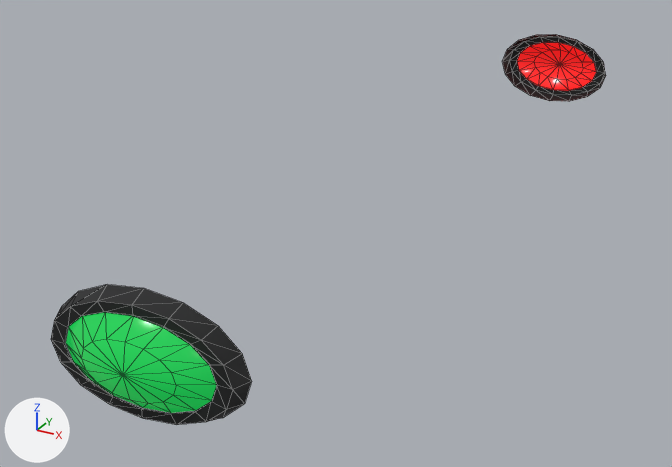
The glTF model models/420x/acc/el3-420s.glb: old version first, new version second.
Before and after are seen from a camera (50 mm lens) standing at (0.308, -0.817, 0.945) and looking at (0.086, -0.414, 0.744). The axes (+X, +Y, +Z) are drawn at lower left. The lights are the same throughout. The older version comes first. Mesh edges are drawn as thin lines. Vertices at exactly the same position are counted once.

Objects in the first picture: 'xs_el3_navlight_port_420s', 'xs_el3_navlight_stbd_420s'.
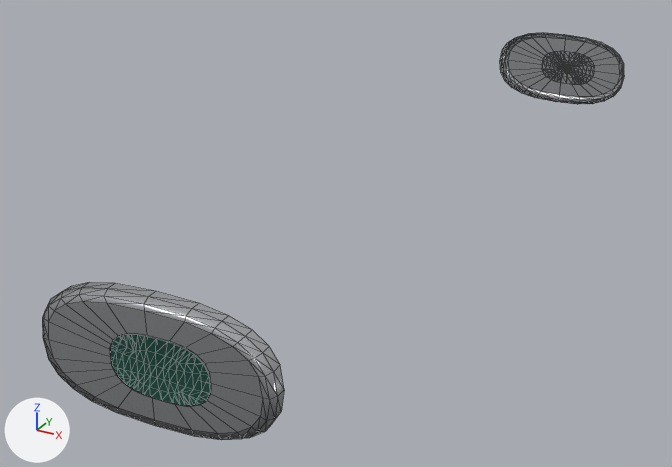
What differs and where, as boxes (x1, y1, x2, y2) in the pictures (672 x 467 px):
'xs_el3_navlight_stbd_420s', reshaped, moved, turned, recoloured: before (51, 284, 252, 425); after (42, 282, 284, 440)
'xs_el3_navlight_port_420s', reshaped, moved, turned, recoloured: before (502, 34, 606, 102); after (500, 33, 624, 104)
part 1 of me_xs_el3_navlight_stbd_420s, rebuilt (20% wider, 12% taller): before (51, 284, 252, 425); after (42, 282, 284, 440)
part 2 of me_xs_el3_navlight_stbd_420s, added: after (110, 334, 210, 406)
part 3 of me_xs_el3_navlight_stbd_420s, added: after (110, 334, 211, 401)
part 4 of me_xs_el3_navlight_stbd_420s, deleted: before (65, 312, 216, 413)
part 5 of me_xs_el3_navlight_port_420s, deleted: before (502, 34, 606, 102)
part 6 of me_xs_el3_navlight_port_420s, added: after (500, 33, 624, 104)

Diff of the bpy script that builds the scene:
```diff
--- a/models/420x/acc/el3-420s.glb.py
+++ b/models/420x/acc/el3-420s.glb.py
@@ me_xs_el3_navlight_stbd_420s @@
 # used by ob_xs_el3_navlight_stbd_420s; location = (-0.0219, 0.0324, 0.036); rotation_euler = (0.0571, 0.00184, 0.062), in degrees (3.3, 0.1, 3.6)
-me_xs_el3_navlight_stbd_420s.from_pydata(...)  # 81 vertices, 112 faces; spans x 0.0607..0.1407, y -0.6179..-0.6015, z 0.755..0.8049
-me_xs_el3_navlight_stbd_420s.materials.append(mat_mat_acc_black)  # black #18191a
-me_xs_el3_navlight_stbd_420s.materials.append(mat_mat_acc_navlight_green)  # green #10a040, glowing green #0e953b
+me_xs_el3_navlight_stbd_420s.from_pydata(...)  # 212 vertices, 332 faces; spans x 0.078..0.1721, y -0.6162..-0.6033, z 0.755..0.805
+# me_xs_el3_navlight_stbd_420s part 1: the loose piece of 48 vertices spanning x 0.0607..0.1407, y -0.6112..-0.6015, z 0.755..0.8049 is rebuilt with 97 vertices and now spans x 0.078..0.1721, y -0.6162..-0.6033, z 0.755..0.805, in mat_mat_acc_chrome (light grey #d4d7db)
+# me_xs_el3_navlight_stbd_420s part 2: a new loose piece of 90 vertices spanning x 0.1097..0.1491, y -0.615..-0.6122, z 0.768..0.792, in mat_mat_acc_navlens_green (dark cyan #1a5347)
+# me_xs_el3_navlight_stbd_420s part 3: a new loose piece of 25 vertices spanning x 0.1094..0.1493, y -0.6146..-0.612, z 0.768..0.792, in mat_mat_acc_navreflector (black #101112)
+# me_xs_el3_navlight_stbd_420s part 4
+# 33 vertices are removed from x 0.0697..0.1317, y -0.6179..-0.6084, z 0.7624..0.7983
+# 48 faces are deleted
+me_xs_el3_navlight_stbd_420s.materials.append(mat_mat_acc_chrome)  # light grey #d4d7db
+me_xs_el3_navlight_stbd_420s.materials.append(mat_mat_acc_navreflector)  # black #101112
+me_xs_el3_navlight_stbd_420s.materials.append(mat_mat_acc_navlens_green)  # dark cyan #1a5347
@@ me_xs_el3_navlight_port_420s @@
 # used by ob_xs_el3_navlight_port_420s; location = (0.0201, -0.1011, -0.0033); rotation_euler = (-0.0611, 0.00196, -0.062), in degrees (-3.5, 0.1, -3.6)
-me_xs_el3_navlight_port_420s.from_pydata(...)  # 81 vertices, 112 faces; spans x 0.0607..0.1407, y -0.0833..-0.0668, z 0.755..0.8049
-me_xs_el3_navlight_port_420s.materials.append(mat_mat_acc_black)  # black #18191a
-me_xs_el3_navlight_port_420s.materials.append(mat_mat_acc_navlight_red)  # red #d01818, glowing red #c11515
+me_xs_el3_navlight_port_420s.from_pydata(...)  # 212 vertices, 332 faces; spans x 0.078..0.1721, y -0.1447..-0.1318, z 0.755..0.805
+# me_xs_el3_navlight_port_420s part 5: the whole mesh is rebuilt
+# me_xs_el3_navlight_port_420s part 6
+# 190 vertices are added at x 0.078..0.1718, y -0.1447..-0.1318, z 0.755..0.805
+# 16 new vertices lie (0.0003, 0.0043, 0.0) away from vertices in x 0.078..0.1718, y -0.1447..-0.1387, z 0.755..0.805
+# 6 new vertices lie (0.0002, 0.0043, 0.0) away from vertices in x 0.0793..0.1525, y -0.1435..-0.1387, z 0.7557..0.8043
+# 168 new faces join them, mat_mat_acc_chrome (light grey #d4d7db)
+# 24 new faces join them, mat_mat_acc_navreflector (black #101112)
+# 140 new faces join them, mat_mat_acc_navlens_red (dark red #6d131b)
+me_xs_el3_navlight_port_420s.materials.append(mat_mat_acc_chrome)  # light grey #d4d7db
+me_xs_el3_navlight_port_420s.materials.append(mat_mat_acc_navreflector)  # black #101112
+me_xs_el3_navlight_port_420s.materials.append(mat_mat_acc_navlens_red)  # dark red #6d131b
@@ ob_xs_el3_navlight_stbd_420s @@
 ob_xs_el3_navlight_stbd_420s = bpy.data.objects.new('xs_el3_navlight_stbd_420s', me_xs_el3_navlight_stbd_420s)
-ob_xs_el3_navlight_stbd_420s.location = (-0.0219, 0.0324, 0.036)
-ob_xs_el3_navlight_stbd_420s.rotation_euler = (0.0571, 0.00184, 0.062)  # degrees (3.3, 0.1, 3.6)
+ob_xs_el3_navlight_stbd_420s.location = (0.0, 0.0, 0.0)
@@ ob_xs_el3_navlight_port_420s @@
 ob_xs_el3_navlight_port_420s = bpy.data.objects.new('xs_el3_navlight_port_420s', me_xs_el3_navlight_port_420s)
-ob_xs_el3_navlight_port_420s.location = (0.0201, -0.1011, -0.0033)
-ob_xs_el3_navlight_port_420s.rotation_euler = (-0.0611, 0.00196, -0.062)  # degrees (-3.5, 0.1, -3.6)
+ob_xs_el3_navlight_port_420s.location = (0.0, 0.0, 0.0)
```
